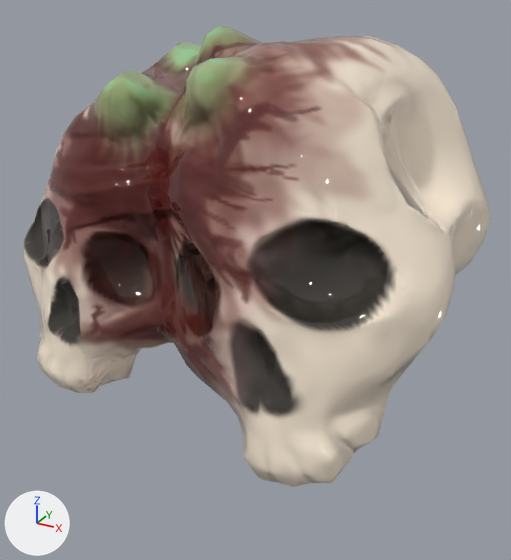
Before and after pictures for a commit that changed the FBX model Assets/Models/Entity/Skulls/Skulls.fbx.
Before and after are seen from a 50 mm lens placed at (2.27, -3.84, 1.95), pointed at (0.31, -0.28, 0.17). Every picture has the same lights, and +X, +Y and +Z are marked at lower left. Where no turn or scale is listed for an object, it has been applied to the vertices.

Names of what the first picture shows: 'Skulls'.
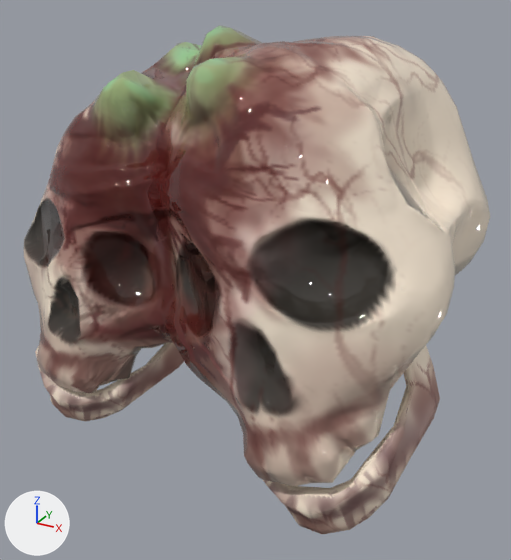
Where the newer file only moved an object's origin or applied its transform, the numbers keep the older frame.

Changed parts and their boxes [x1, y1, x2, y2] in the pictures (511 x 560 px):
'Skulls', surface changed, reshaped (white to beige, 10% taller)
    before: [23, 25, 490, 487]
    after: [23, 25, 490, 534]
part 1 of me_mball_002, added (brown)
    after: [35, 342, 184, 421]
part 2 of me_mball_002, added (brown)
    after: [262, 346, 440, 534]

What changed in the scene script:
```text
Add img_skulldiffuse_png:
    img_skulldiffuse_png = load_image('SkullDiffuse.png', 'SkullDiffuse.png', 512, 512, 'sRGB')
Add img_skullsdiffuse_png:
    img_skullsdiffuse_png = load_image('SkullsDiffuse.png', 'SkullsDiffuse.png', 512, 512, 'sRGB')
Change mat_material_003:
    where n2 = _N.new('ShaderNodeTexImage'); n2.name = 'Image Texture'
    n2.image: img_skull_png -> img_skullsdiffuse_png
Add mat_skull:
    mat_skull = principled_material('skull')
    mat_skull.texture = img_skulldiffuse_png
Change me_mball_002:
    used by ob_skulls; location = (-0.399, -0.185, 0.569)
    remove me_mball_002.from_pydata(...)  # 1265 vertices, 2089 faces; spans x -0.84..2.01, y -1.16..1.13, z -1.07..1.11
    add me_mball_002.from_pydata(...)  # 1665 vertices, 2481 faces; spans x -0.84..2.01, y -1.16..1.13, z -1.32..1.11
    me_mball_002 part 1: a new loose piece of 200 vertices spanning x -0.71..0.32, y -0.94..-0.08, z -1.32..-0.38, in mat_skull (picture img_skulldiffuse_png)
    me_mball_002 part 2: a new loose piece of 200 vertices spanning x 0.86..1.98, y -1.14..-0.23, z -1.3..-0.26, in mat_skull (picture img_skulldiffuse_png)
    add me_mball_002.materials.append(mat_skull)  # picture img_skulldiffuse_png
```
